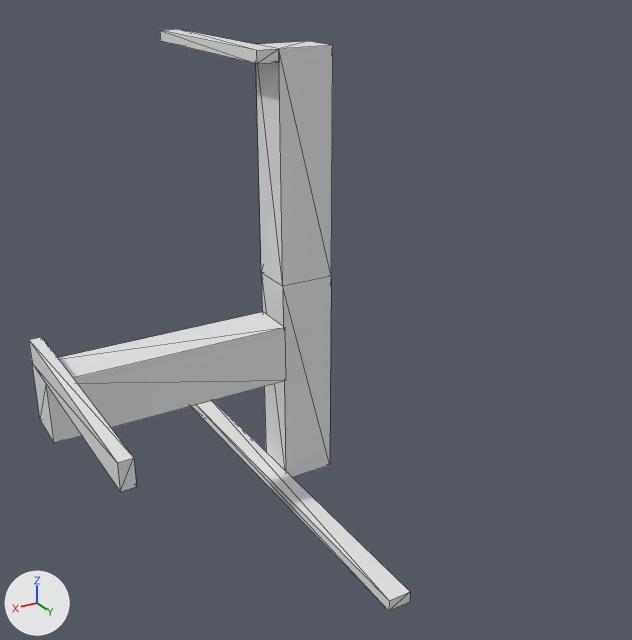
The OBJ model Data/bmc/tiles_structure/t_083.obj, before and after one commit.
The view is the same before and after, from a 50 mm lens placed at (0.812, 1.579, 0.69), pointed at (-0.086, 0.081, -0.059). The axes (+X, +Y, +Z) are drawn at lower left. The lights are the same throughout. Mesh edges are drawn as thin lines. Where no turn or scale is listed for an object, it has been applied to the vertices.

The first picture shows 't_083'.
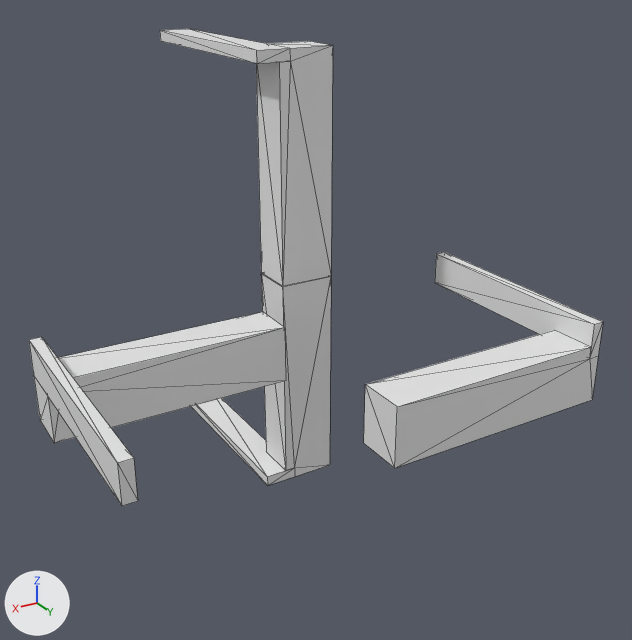
Diff of the bpy script that builds the scene:
```diff
--- a/Data/bmc/tiles_structure/t_083.obj.py
+++ b/Data/bmc/tiles_structure/t_083.obj.py
@@ me_t_083 @@
 # used by ob_t_083; location = (0.0, 0.0, 0.0)
-me_t_083.from_pydata(...)  # 42 vertices, 72 faces; spans x -0.175..0.5, y -0.5..0.5, z -0.5..0.5
+me_t_083.from_pydata(...)  # 72 vertices, 128 faces; spans x -0.5..0.5, y -0.5..0.5, z -0.5..0.5
+# me_t_083 part 1: a new loose piece of 18 vertices spanning x -0.5..0.0, y 0.0..0.5, z -0.175..0.0
+# me_t_083 part 2
+# 13 vertices are removed from x -0.05..0.5, y -0.5..0.5, z -0.5..0.5
+# 59 faces are deleted
+# 3 vertices move from x -0.05..0.5, y -0.5..0.5, z -0.5..-0.05 to x -0.075..0.475, y -0.5..0.5, z -0.5..-0.075
+# 20 vertices are added at x -0.175..0.5, y -0.5..0.5, z -0.5..0.5
+# 5 new vertices lie (0.0, -0.1, 0.0) away from vertices in x -0.075..-0.05, y 0.0, z -0.5..0.5
+# 83 new faces join them
```

Pixel boxes [x1, y1, x2, y2] of what changed, in the pictures (632 x 640 px; the box of a moved part takes in the faces that stretch with it):
't_083', reshaped (51% wider, 18% shorter)
    before: [29, 29, 410, 611]
    after: [29, 29, 603, 506]
part 1 of me_t_083, added
    after: [364, 252, 603, 468]
part 2 of me_t_083, moved or reshaped
    before: [29, 29, 410, 611]
    after: [29, 29, 333, 506]
